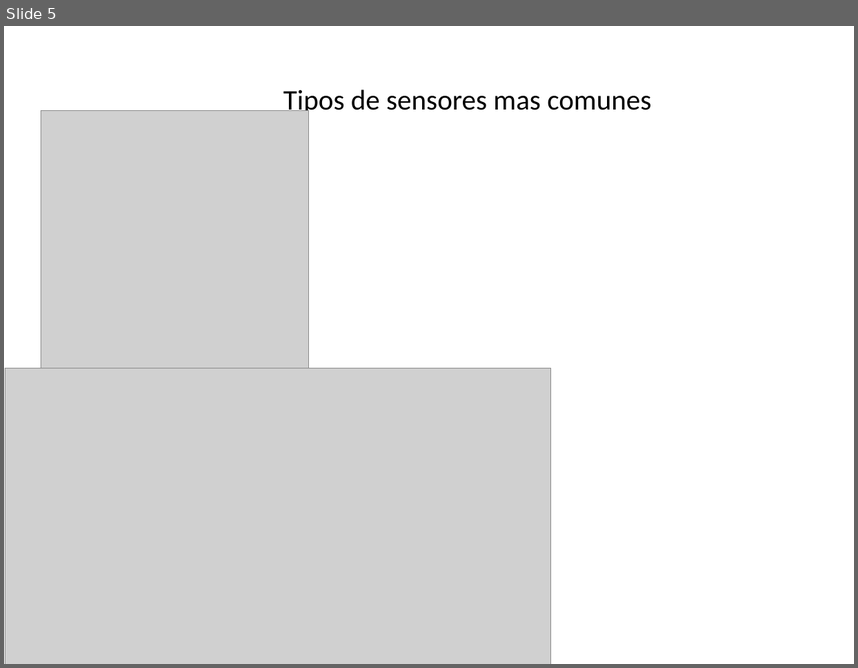
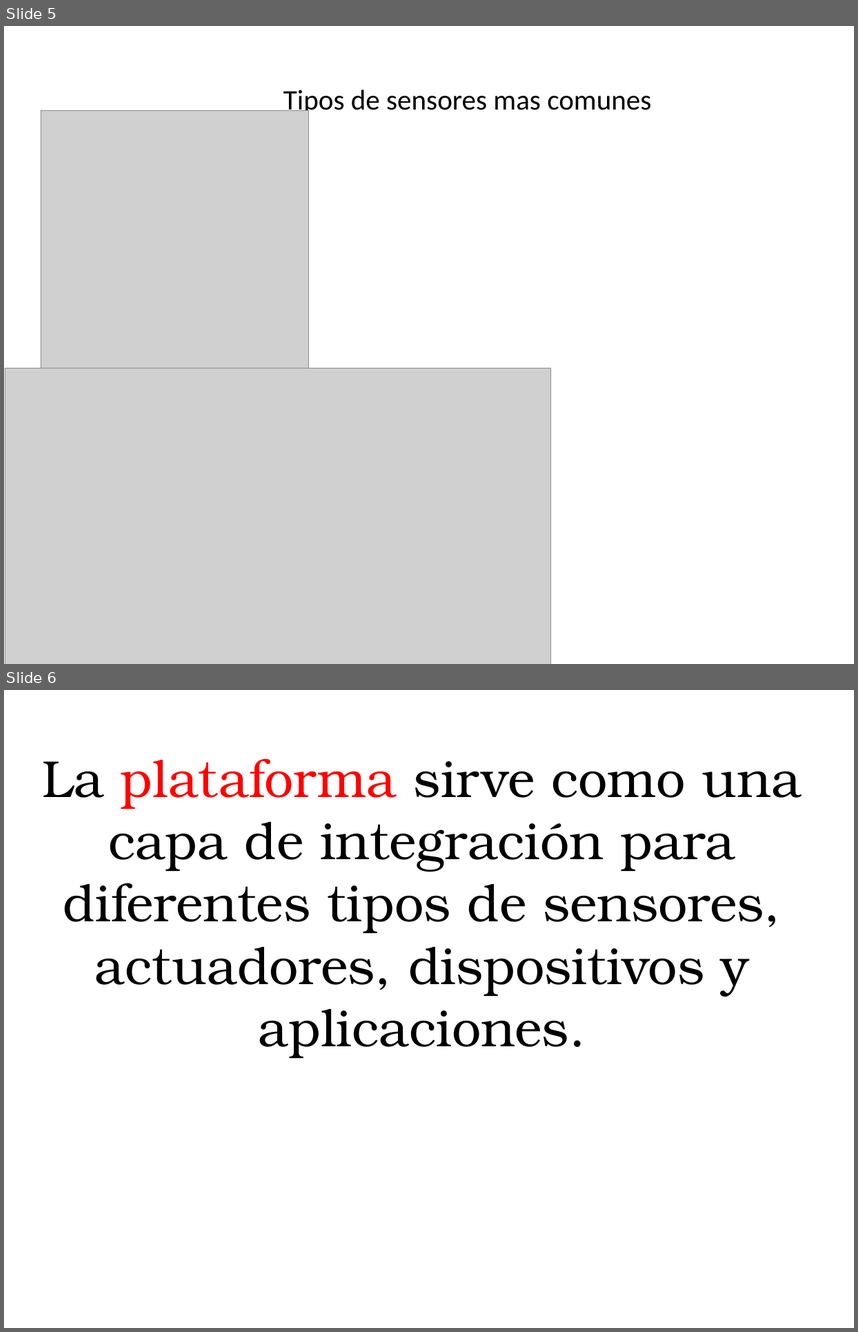
Before and after one commit to WilsonOviedo/PlataformasIoT, a slide deck: Plataformas de desarrollo IoT.pptx. Shown one above the other, each under a label of ours: slide 5 before the commit, slides 5 and 6 after it. The pictures are 858x668 and 858x1332 pixels, drawn with LibreOffice and Linux fonts; fonts in the diff are those of the drawing; grey boxes stand for pictures. Boxes give left, top, right and bottom in pixels: in the first picture for what was removed or moved away, otherwise in the second. Text is boxed around its words. In the diff, an @@ line names an element or a change of style, - is before the commit and + after.

```diff
--- a/Plataformas de desarrollo IoT.pptx
+++ b/Plataformas de desarrollo IoT.pptx
@@ slide 6 added at bbox=[4, 690, 854, 1328], background #FFFFFF @@
@@ text added at bbox=[43, 758, 802, 1058], 44 pt, text #000000 @@
+La plataforma sirve como una capa de integración para diferentes tipos de sensores, actuadores, dispositivos y aplicaciones.
```
Also in this commit, not shown: 1 slide changed, 3 other slides added, 1 slide removed.
